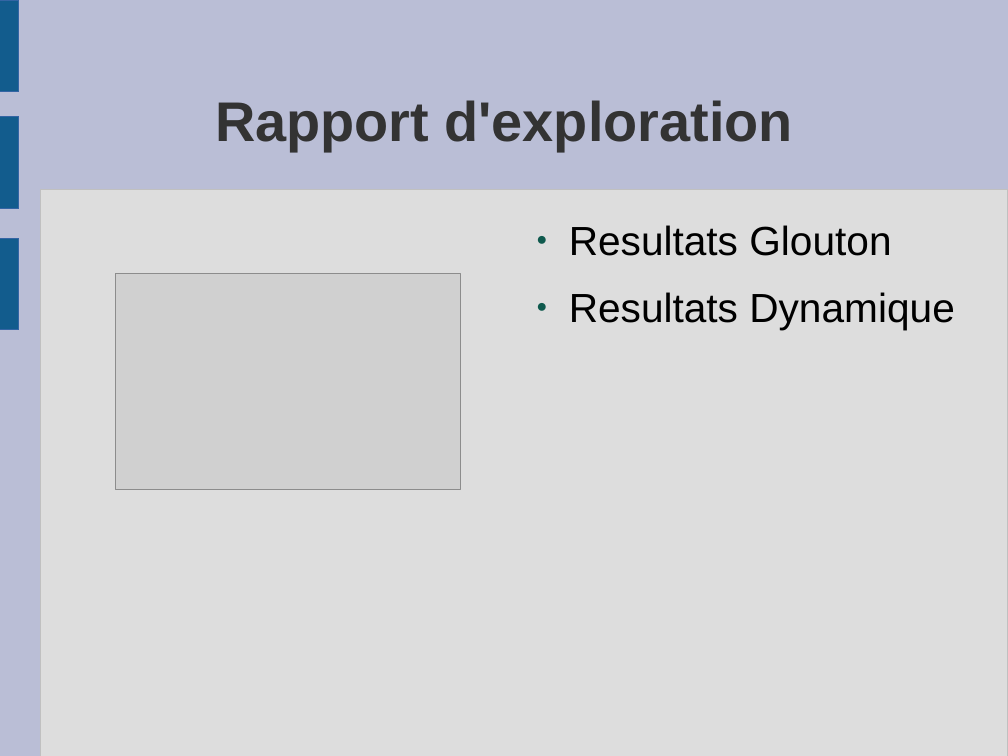
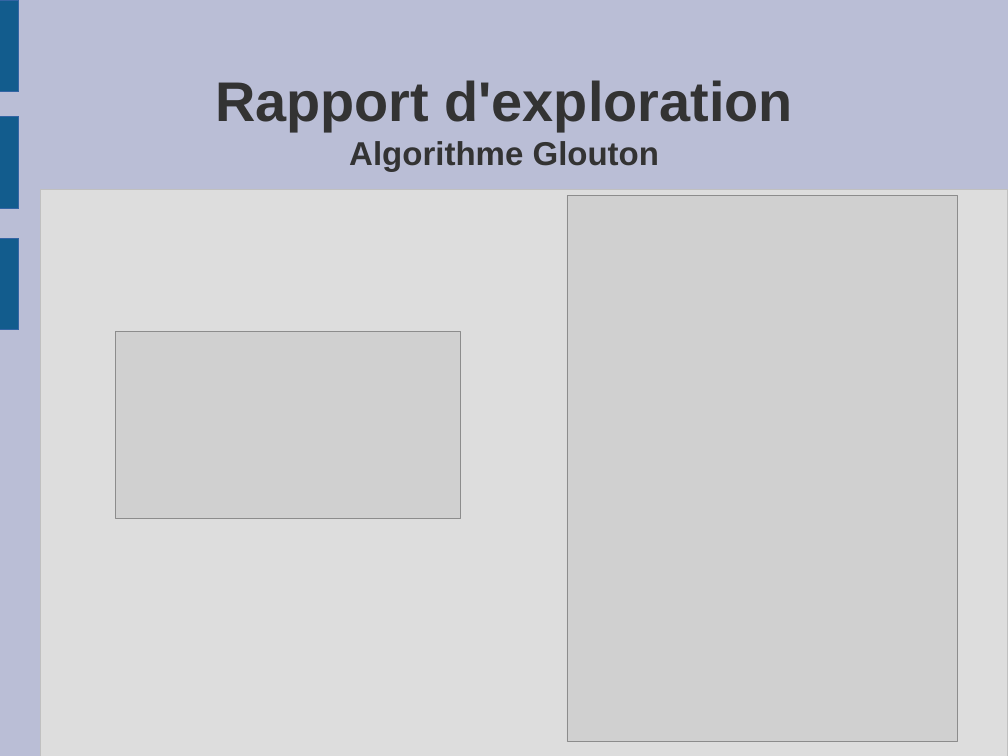
Before and after one commit to quentin8469/OC-QL-P07, a slide deck: slide 15 of Diapositives/diapo_algoinvest&trade.odp. Drawn at 1008x756 pixels with LibreOffice and Linux fonts; fonts in the diff are those of the drawing; grey boxes stand for pictures. Boxes give left, top, right and bottom in pixels: in the first picture for what was removed or moved away, otherwise in the second. Text is boxed around its words. In the diff, an @@ line names an element or a change of style, - is before the commit and + after.

```diff
--- a/Diapositives/diapo_algoinvest&trade.odp
+++ b/Diapositives/diapo_algoinvest&trade.odp
@@ title at (215, 80, 793, 172): text changed @@
-Rapport d'exploration
+Rapport d'exploration
+Algorithme Glouton
@@ picture added at (567, 196, 958, 742) @@
@@ text removed at (569, 225, 955, 330) @@
-● Resultats Glouton
-● Resultats Dynamique
@@ picture: place and size @@
-picture at (115, 273, 461, 489)
+picture at (115, 331, 461, 519)
```
Also in this commit, not shown: 5 other slides changed.
